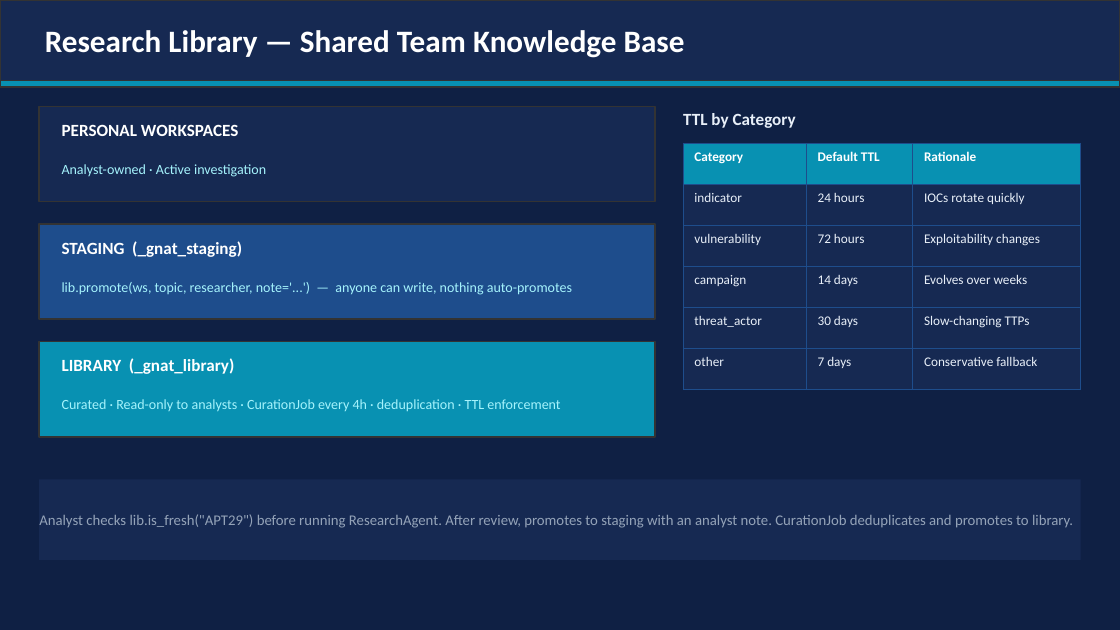
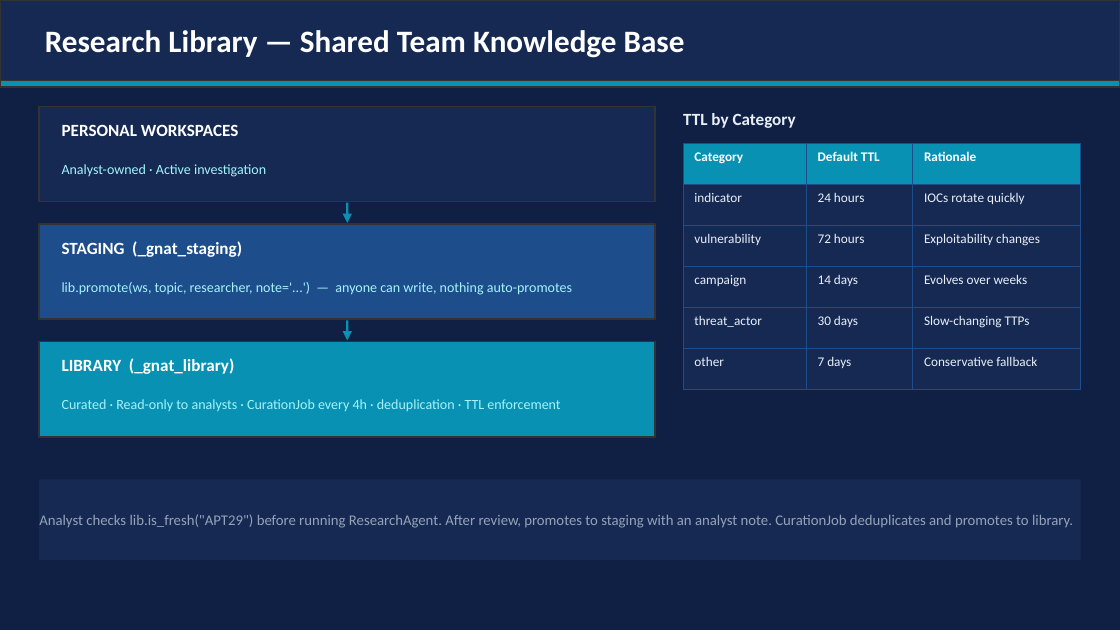
Before and after one commit to wrhalpin/GNAT, a slide deck: slide 11 of GNAT-Presentation.pptx. Drawn at 1120x630 pixels with LibreOffice and Linux fonts; fonts in the diff are those of the drawing. Boxes give left, top, right and bottom in pixels: in the first picture for what was removed or moved away, otherwise in the second. Text is boxed around its words. In the diff, an @@ line names an element or a change of style, - is before the commit and + after.

```diff
--- a/GNAT-Presentation.pptx
+++ b/GNAT-Presentation.pptx
@@ arrow added from (347, 203) to (347, 223), #0891B2 1.5 pt @@
@@ arrow added from (347, 320) to (347, 340), #0891B2 1.5 pt @@
```
Also in this commit, not shown: 3 other slides changed, 1 other file.
